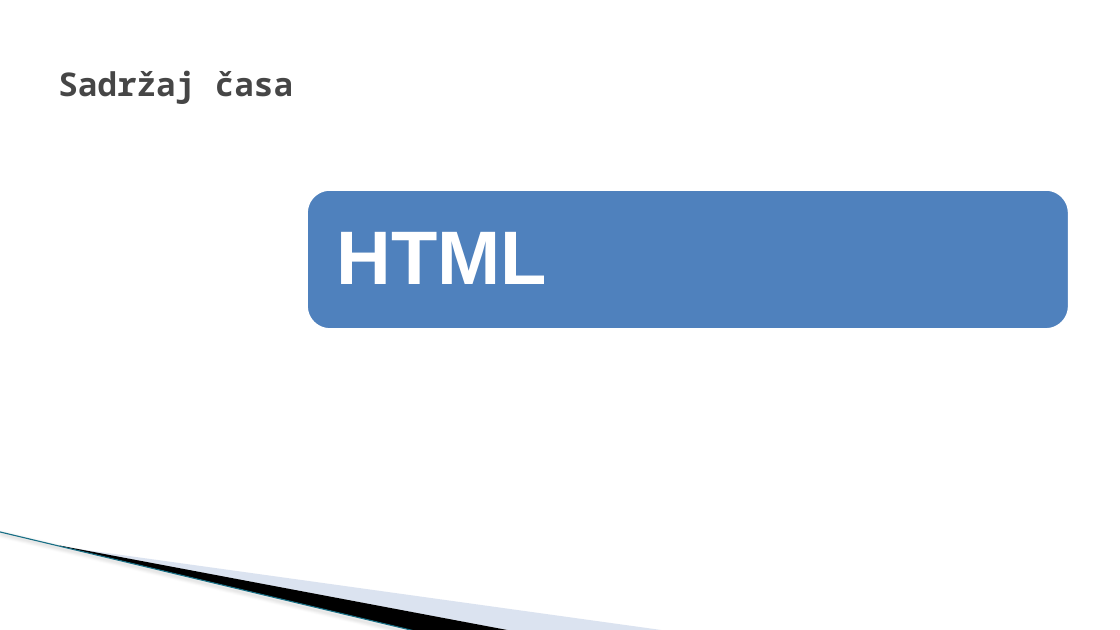
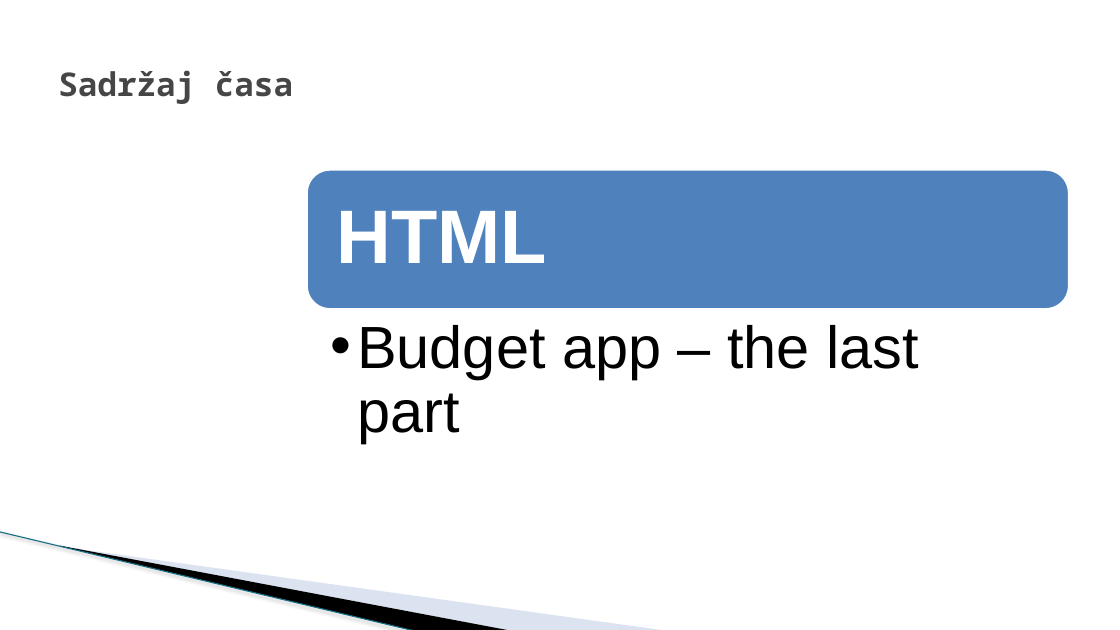
Before and after one commit to todalexcode/kurs-front-end, a slide deck: slide 2 of sesija-33/PPT/Front-End Developer-33.pptx. Drawn at 1120x630 pixels with LibreOffice and Linux fonts; fonts in the diff are those of the drawing; background and template pictures are left out. Boxes give left, top, right and bottom in pixels: in the first picture for what was removed or moved away, otherwise in the second. Text is boxed around its words. In the diff, an @@ line names an element or a change of style, - is before the commit and + after.

```diff
--- a/sesija-33/PPT/Front-End Developer-33.pptx
+++ b/sesija-33/PPT/Front-End Developer-33.pptx
@@ rounded rectangle: place and size @@
-rounded rectangle at bbox=[307, 190, 1070, 329]
+rounded rectangle at bbox=[307, 170, 1070, 309]
@@ text "HTML": place and size @@
-text "HTML" at bbox=[336, 232, 546, 284]
+text "HTML" at bbox=[336, 211, 546, 263]
@@ text added at bbox=[357, 325, 919, 443], 51 pt, text #000000 @@
+  •• Budget app – the last part
```
Also in this commit, not shown: 1 other slide changed, 3 slides added, 1 slide removed, 8 other files.
